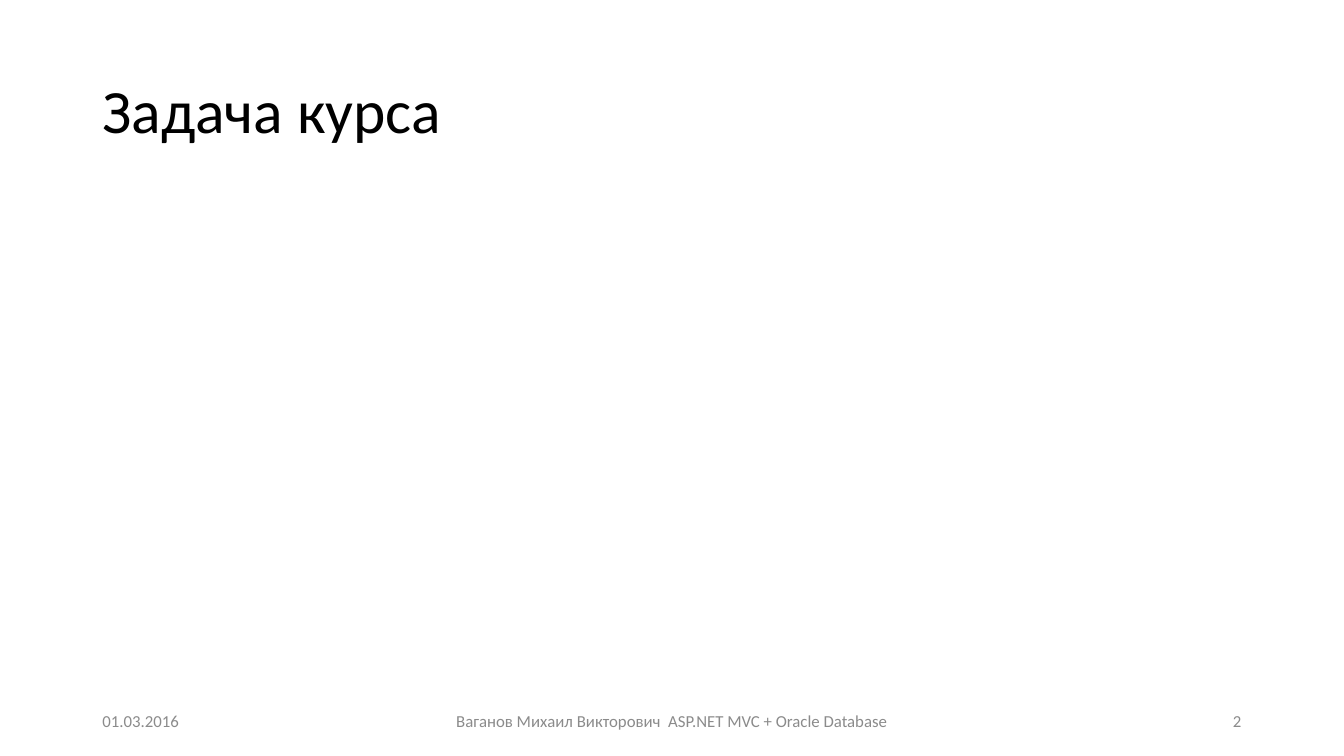
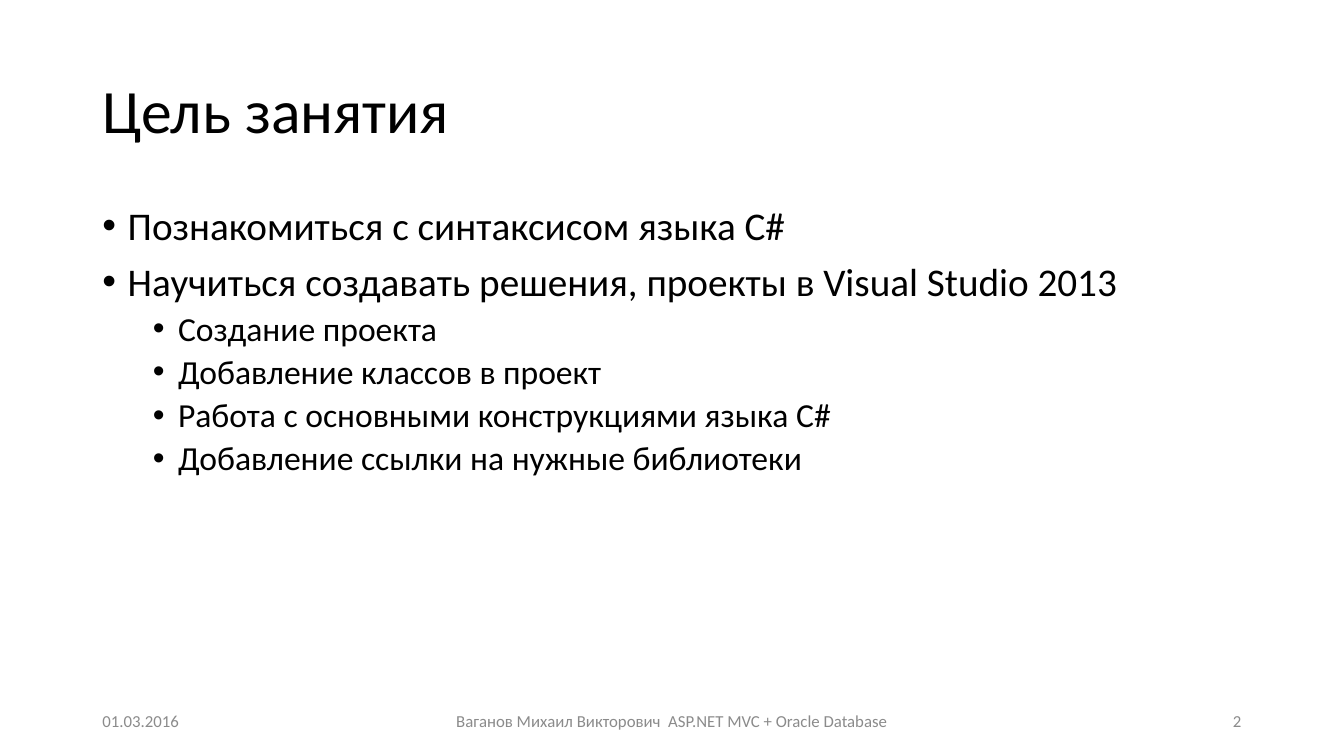
Before and after one commit to Mikhail-Vaganov/psu-applicants, a slide deck: slide 2 of Presentations/Занятие 1.pptx. Drawn at 1344x756 pixels with LibreOffice and Linux fonts; fonts in the diff are those of the drawing. Boxes give left, top, right and bottom in pixels: in the first picture for what was removed or moved away, otherwise in the second. Text is boxed around its words. In the diff, an @@ line names an element or a change of style, - is before the commit and + after.

```diff
--- a/Presentations/Занятие 1.pptx
+++ b/Presentations/Занятие 1.pptx
@@ title at [102,93,449,143]: text changed @@
-Задача курса
+Цель занятия
@@ text added at [128,213,1117,476], 24 pt, text #000000 @@
+• Познакомиться с синтаксисом языка C#
+• Научиться создавать решения, проекты в Visual Studio 2013
+  • Создание проекта
+  • Добавление классов в проект
+  • Работа с основными конструкциями языка C#
+  • Добавление ссылки на нужные библиотеки
```
Also in this commit, not shown: 1 other slide changed, 7 slides added, 9 other files.
